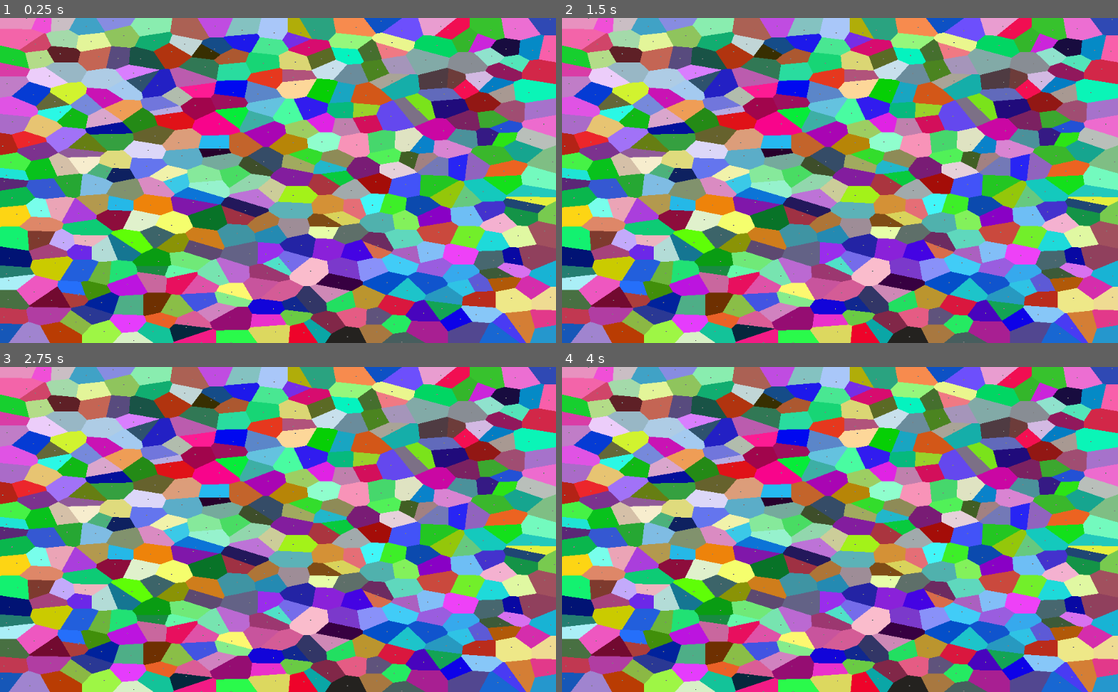
Above: before the commit, frames 1-4 (two rows, left to right).
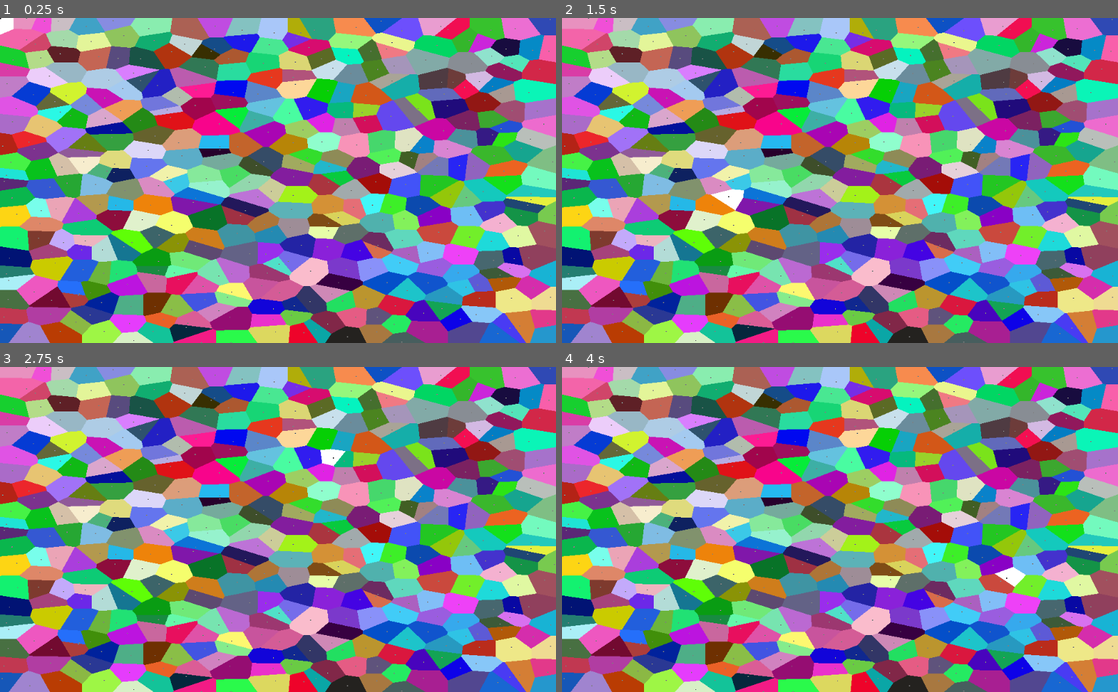
Above: after the commit, the same moments.

Repository: MichaelReel/2DMapGen
Game: Godot game, scene res://ShaderDrawn/ModVoronoiShader.tscn
Two runs of this game, one before a commit and one after it. Both use one fixed random seed, a clock stepped at 60 frames per second and the inputs below. This scene is started directly instead of the project's main scene. The engine's default icon, where the game draws it, is replaced by a stand-in: a white triangle on a blue panel in a dark square.
Inputs (mouse positions are in pixels of both pictures, inside the frame that each line leads up to):
- Up to frame 1 (0.25 s): no input
- Up to frame 2 (1.5 s): tap Enter at 0.5 s; click (840, 180) at 0.67 s; tap Space at 1.25 s; move the mouse to (728, 196) at 1.27 s; click (728, 196) at 1.42 s
- Up to frame 3 (2.75 s): tap Enter at 2 s; move the mouse to (333, 458) at 2.02 s; click (333, 458) at 2.17 s
- Up to frame 4 (4 s): tap Space at 2.75 s; move the mouse to (812, 594) at 2.77 s; click (812, 594) at 2.92 s; tap Enter at 3.5 s; move the mouse to (1006, 578) at 3.52 s; click (1006, 578) at 3.67 s

The runs differ from the first frame. In frame 1, 0.1% of the frame differs, in the area x 0-3%, y 0-6%; in frame 2, 0.2%, in the area x 26-33%, y 52-60%; in frame 3, 0.2%; in frame 4, 0.2%.

Commit message:
Added a mouse controlled cell to the voronoi shader. Godot also seems to be tidying some files.

Diff:
--- a/ShaderDrawn/DataShader.tscn
+++ b/ShaderDrawn/DataShader.tscn
@@ -9,24 +9,24 @@
 
 [sub_resource type="VisualShaderNodeVectorDistance" id=2]
 
-[sub_resource type="VisualShaderNodeTextureUniform" id=4]
+[sub_resource type="VisualShaderNodeTextureUniform" id=3]
 uniform_name = "grid"
 
-[sub_resource type="VisualShaderNodeTextureUniform" id=5]
+[sub_resource type="VisualShaderNodeTextureUniform" id=4]
 uniform_name = "human"
 
-[sub_resource type="VisualShaderNodeColorOp" id=6]
+[sub_resource type="VisualShaderNodeColorOp" id=5]
 operator = 1
 
-[sub_resource type="VisualShaderNodeInput" id=7]
+[sub_resource type="VisualShaderNodeInput" id=6]
 input_name = "uv"
 
-[sub_resource type="VisualShaderNodeSwitch" id=8]
+[sub_resource type="VisualShaderNodeSwitch" id=7]
 
-[sub_resource type="VisualShaderNodeTextureUniform" id=9]
+[sub_resource type="VisualShaderNodeTextureUniform" id=8]
 uniform_name = "TextureUniform"
 
-[sub_resource type="VisualShader" id=10]
+[sub_resource type="VisualShader" id=9]
 code = "shader_type canvas_item;
 uniform sampler2D TextureUniform;
 uniform sampler2D human;
@@ -91,24 +91,23 @@
 
 }
 "
-custom_defines = ""
-graph_offset = Vector2( -439.692, 121.5 )
+graph_offset = Vector2( -1114.44, 89.928 )
 mode = 1
 flags/light_only = false
 nodes/vertex/0/position = Vector2( 440, 220 )
-nodes/vertex/3/node = SubResource( 9 )
+nodes/vertex/3/node = SubResource( 8 )
 nodes/vertex/3/position = Vector2( -260, 220 )
 nodes/vertex/connections = PoolIntArray( 3, 1, 0, 3, 3, 0, 0, 2 )
 nodes/fragment/0/position = Vector2( 1220, 300 )
-nodes/fragment/2/node = SubResource( 4 )
+nodes/fragment/2/node = SubResource( 3 )
 nodes/fragment/2/position = Vector2( -400, 180 )
-nodes/fragment/3/node = SubResource( 5 )
+nodes/fragment/3/node = SubResource( 4 )
 nodes/fragment/3/position = Vector2( -400, 400 )
-nodes/fragment/4/node = SubResource( 6 )
+nodes/fragment/4/node = SubResource( 5 )
 nodes/fragment/4/position = Vector2( -60, 280 )
-nodes/fragment/7/node = SubResource( 7 )
+nodes/fragment/7/node = SubResource( 6 )
 nodes/fragment/7/position = Vector2( -80, 540 )
-nodes/fragment/9/node = SubResource( 8 )
+nodes/fragment/9/node = SubResource( 7 )
 nodes/fragment/9/position = Vector2( 1000, 300 )
 nodes/fragment/10/node = SubResource( 1 )
 nodes/fragment/10/position = Vector2( 580, 180 )
@@ -116,11 +115,11 @@
 nodes/fragment/13/position = Vector2( 100, 420 )
 nodes/fragment/connections = PoolIntArray( 2, 0, 4, 0, 3, 0, 4, 1, 10, 0, 9, 0, 9, 0, 0, 0, 3, 0, 13, 0, 7, 0, 13, 1, 13, 0, 10, 1, 13, 0, 9, 2 )
 
-[sub_resource type="ShaderMaterial" id=11]
-shader = SubResource( 10 )
+[sub_resource type="ShaderMaterial" id=10]
+shader = SubResource( 9 )
 
 [node name="DataShader" type="TextureRect"]
-material = SubResource( 11 )
+material = SubResource( 10 )
 anchor_right = 1.0
 anchor_bottom = 1.0
 texture = ExtResource( 1 )
--- a/ShaderDrawn/ModVoronoiShader.tscn
+++ b/ShaderDrawn/ModVoronoiShader.tscn
@@ -8,6 +8,7 @@
 uniform sampler2D TextureUniform;
 uniform sampler2D PointData;
 uniform sampler2D PointColor;
+uniform vec2 Mouse;
 uniform float PointSpace;
 
 void fragment() {
@@ -41,12 +42,22 @@
 // Check if the uv 'equals' (with tolerance) the data point for the origin section
 	float tolerance = 0.00100;
 	bool is_data_exact = (abs(0.00000 - d_block) < tolerance);
+	vec3 data_point_color = vec3(1.00000, 1.00000, 1.00000) - nearest_color;
+
+// If the mouse point is closer than a fixed point, treat as nearest point
+	if (distance(Mouse, UV) < tolerance) {
+		is_data_exact = true;
+		data_point_color = vec3(0.00000, 0.00000, 0.00000);
+	}
+
+	if (distance(Mouse, UV) < min_distance) {
+		nearest_color = vec3(1.00000, 1.00000, 1.00000);
+	}
 
 // Get the base gradient_component-scale color value
 	vec3 gradient = nearest_color;
 
 // Pick the gradient to nearest point, or the value for matching the point data
-	vec3 data_point_color = vec3(1.00000, 1.00000, 1.00000) - nearest_color;
 	vec3 output_color;
 	if(is_data_exact) {
 		output_color = data_point_color;
@@ -62,6 +73,7 @@
 
 [sub_resource type="ShaderMaterial" id=2]
 shader = SubResource( 1 )
+shader_param/Mouse = null
 shader_param/PointSpace = null
 
 [node name="ModVoronoiShader" type="TextureRect"]
--- a/ShaderDrawn/ModWorleyShader.tscn
+++ b/ShaderDrawn/ModWorleyShader.tscn
@@ -412,8 +412,7 @@
 
 }
 "
-custom_defines = ""
-graph_offset = Vector2( -357.614, 215.75 )
+graph_offset = Vector2( -474.507, 266.204 )
 mode = 1
 flags/light_only = false
 nodes/vertex/0/position = Vector2( 440, 220 )
--- a/ShaderDrawn/ShaderInput.tscn
+++ b/ShaderDrawn/ShaderInput.tscn
@@ -31,8 +31,7 @@
 
 }
 "
-custom_defines = ""
-graph_offset = Vector2( -407.082, 0 )
+graph_offset = Vector2( -498.423, -270.6 )
 mode = 1
 flags/light_only = false
 nodes/vertex/0/position = Vector2( 400, 140 )
--- a/ShaderDrawn/SpotLightShader.tscn
+++ b/ShaderDrawn/SpotLightShader.tscn
@@ -103,8 +103,7 @@
 
 }
 "
-custom_defines = ""
-graph_offset = Vector2( 0, -200.34 )
+graph_offset = Vector2( -498.423, -270.6 )
 mode = 1
 flags/light_only = false
 nodes/fragment/0/position = Vector2( 1220, 0 )
--- a/ShaderDrawn/WorleyShader.tscn
+++ b/ShaderDrawn/WorleyShader.tscn
@@ -53,7 +53,6 @@
 
 }
 "
-custom_defines = ""
 
 [sub_resource type="ShaderMaterial" id=2]
 shader = SubResource( 1 )
